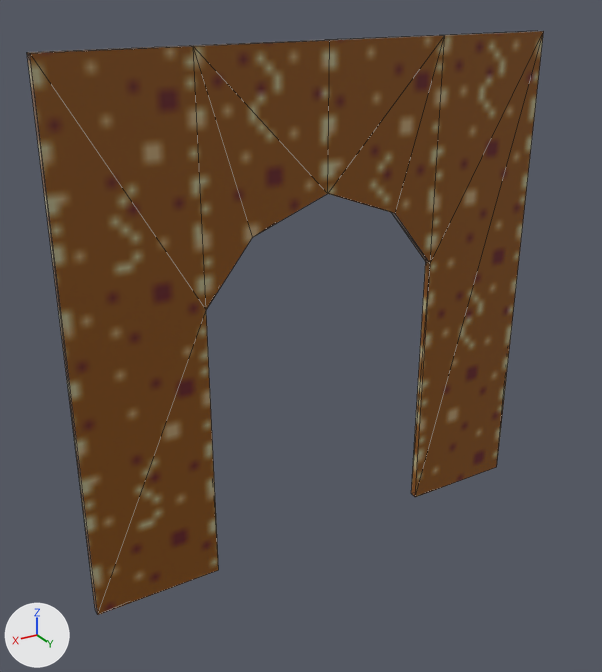
An edit to the glTF model environment_models/assets/SM_Doorway.glb, drawn before and after from the same camera.
Rendered twice from a camera (50 mm lens) standing at (5.23, 5.07, 4.39) and looking at (2.24, 0.09, 1.9). Every picture has the same lights, and +X, +Y and +Z are marked at lower left. Mesh edges are drawn as thin lines. Where no turn or scale is listed for an object, it has been applied to the vertices. Vertices at the same position are counted once.

Objects in the first picture: 'SM_Doorway'.
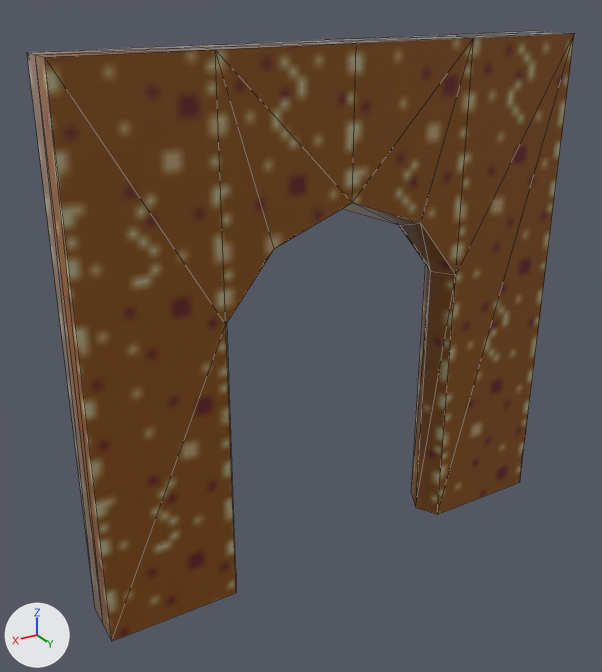
Edits to the bpy script that builds the scene:
```text
Change me_sm_doorway:
    used by ob_sm_doorway; location = (0.0, 1.0, 0.0)
    remove me_sm_doorway.from_pydata(...)  # 28 vertices, 52 faces; spans x 0.0..4.0, y -1.0..-0.94, z 0.0..4.0
    add me_sm_doorway.from_pydata(...)  # 42 vertices, 72 faces; spans x 0.0..4.0, y -1.0..-0.62, z 0.0..4.0
    me_sm_doorway part 1
    8 vertices are removed from x 1.0..4.0, y -0.94, z 0.0..4.0
    30 faces are deleted
    6 vertices move from x 0.0..3.0, y -0.94, z 0.0..4.0 to x 0.0..2.9, y -0.81, z 0.0..4.0
    16 vertices are added at x 0.0..4.0, y -0.81..-0.62, z 0.0..4.0
    6 new vertices lie (0.0, 0.19, 0.0) away from vertices in x 0.0..4.0, y -1.0..-0.94, z 0.0..4.0
    50 new faces join them
    me_sm_doorway part 2: 10 kept faces spanning x 0.0..3.0, y -1.0..-0.81, z 0.0..4.0 get new texture (UV) coordinates
```

Pixel boxes (x1, y1, x2, y2) of what changed, in the pictures (602 x 672 px):
'SM_Doorway', reshaped: before (27, 31, 544, 615); after (27, 31, 574, 641)
part 1 of me_sm_doorway, built on: before (27, 31, 544, 615); after (27, 32, 574, 641)
part 2 of me_sm_doorway, surface changed: before (392, 31, 537, 491); after (411, 31, 547, 491)
